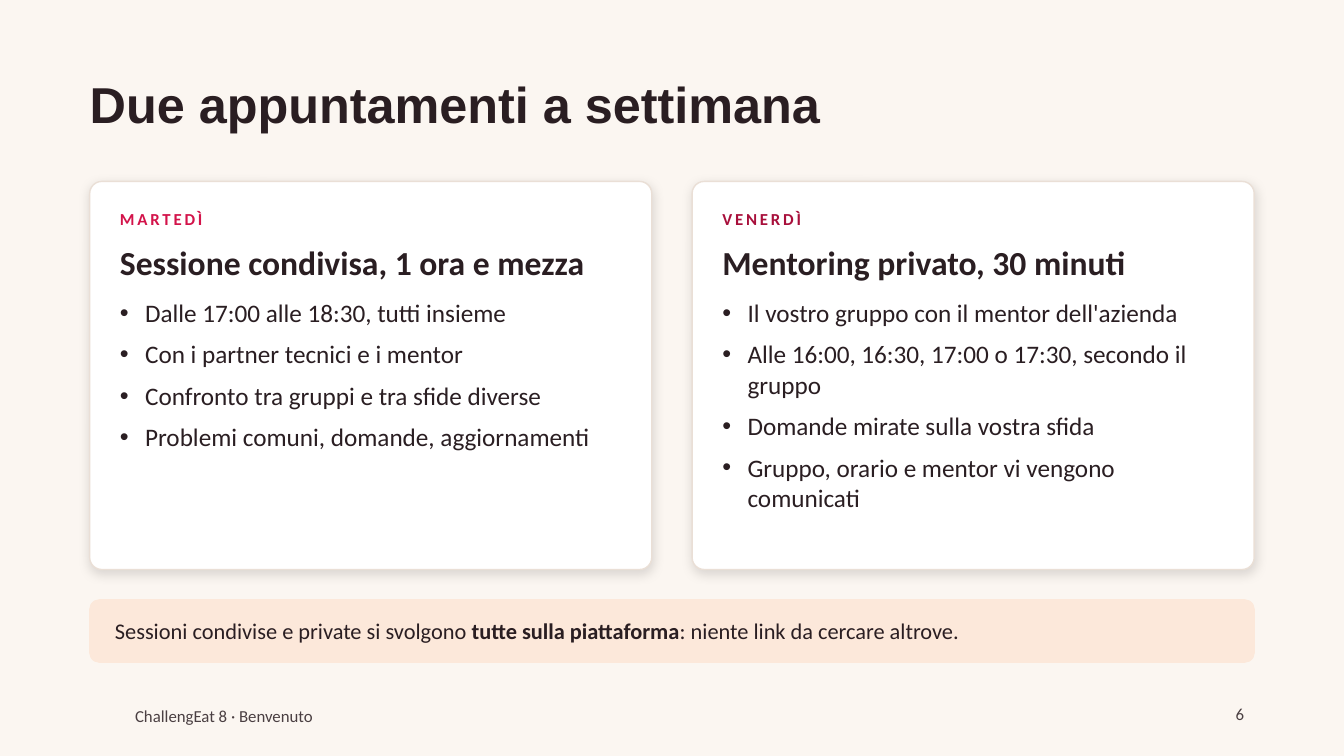
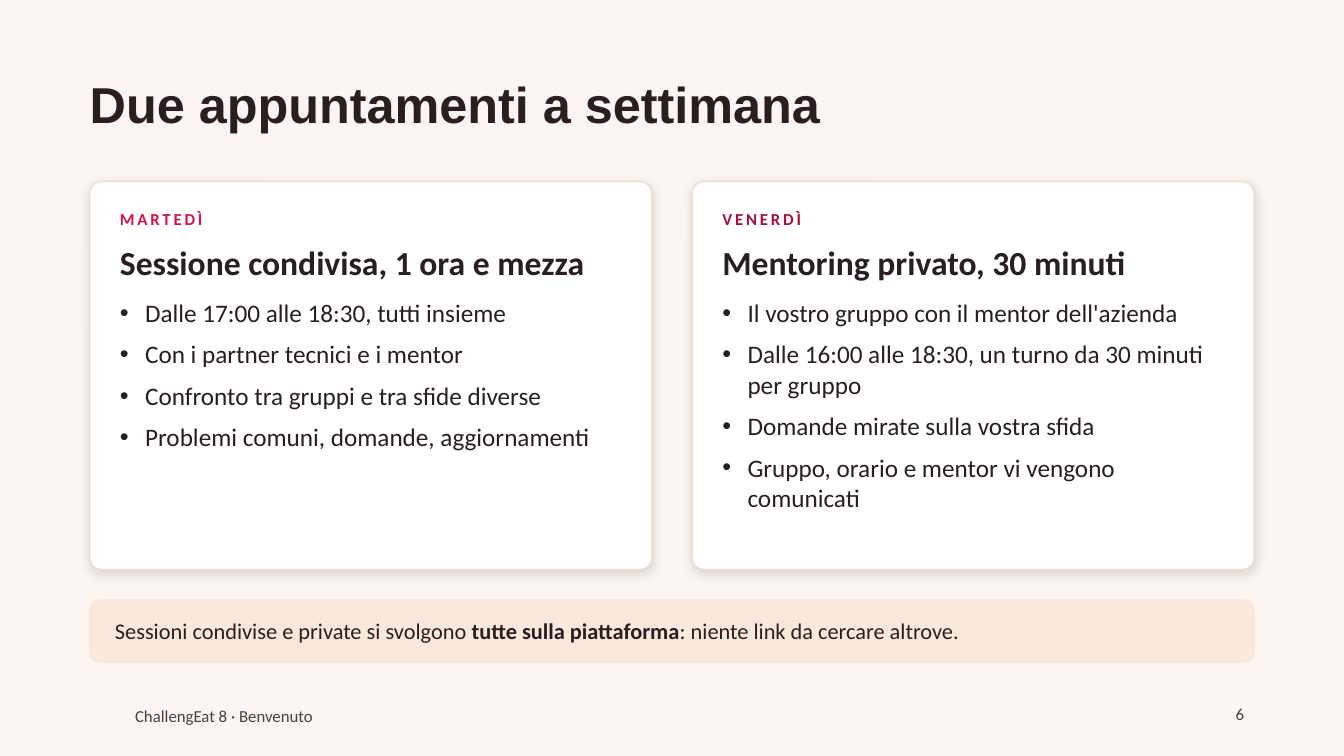
Before and after one commit to foodhub-srl-sb/firex-deploy, a slide deck: slide 6 of slides/benvenuto.pptx. Drawn at 1344x756 pixels with LibreOffice and Linux fonts; fonts in the diff are those of the drawing; background and template pictures are left out. Boxes give left, top, right and bottom in pixels: in the first picture for what was removed or moved away, otherwise in the second. Text is boxed around its words. In the diff, an @@ line names an element or a change of style, - is before the commit and + after.

```diff
--- a/slides/benvenuto.pptx
+++ b/slides/benvenuto.pptx
@@ text at (748, 345, 1203, 399): text changed @@
-• Alle 16:00, 16:30, 17:00 o 17:30, secondo il gruppo
+• Dalle 16:00 alle 18:30, un turno da 30 minuti per gruppo
```
Also in this commit, not shown: 5 other files.
